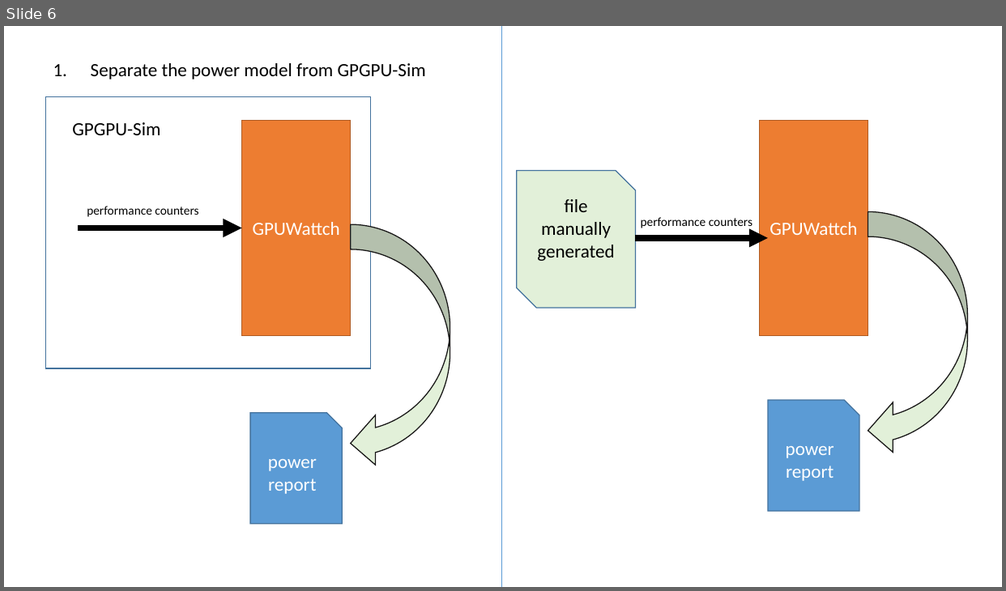
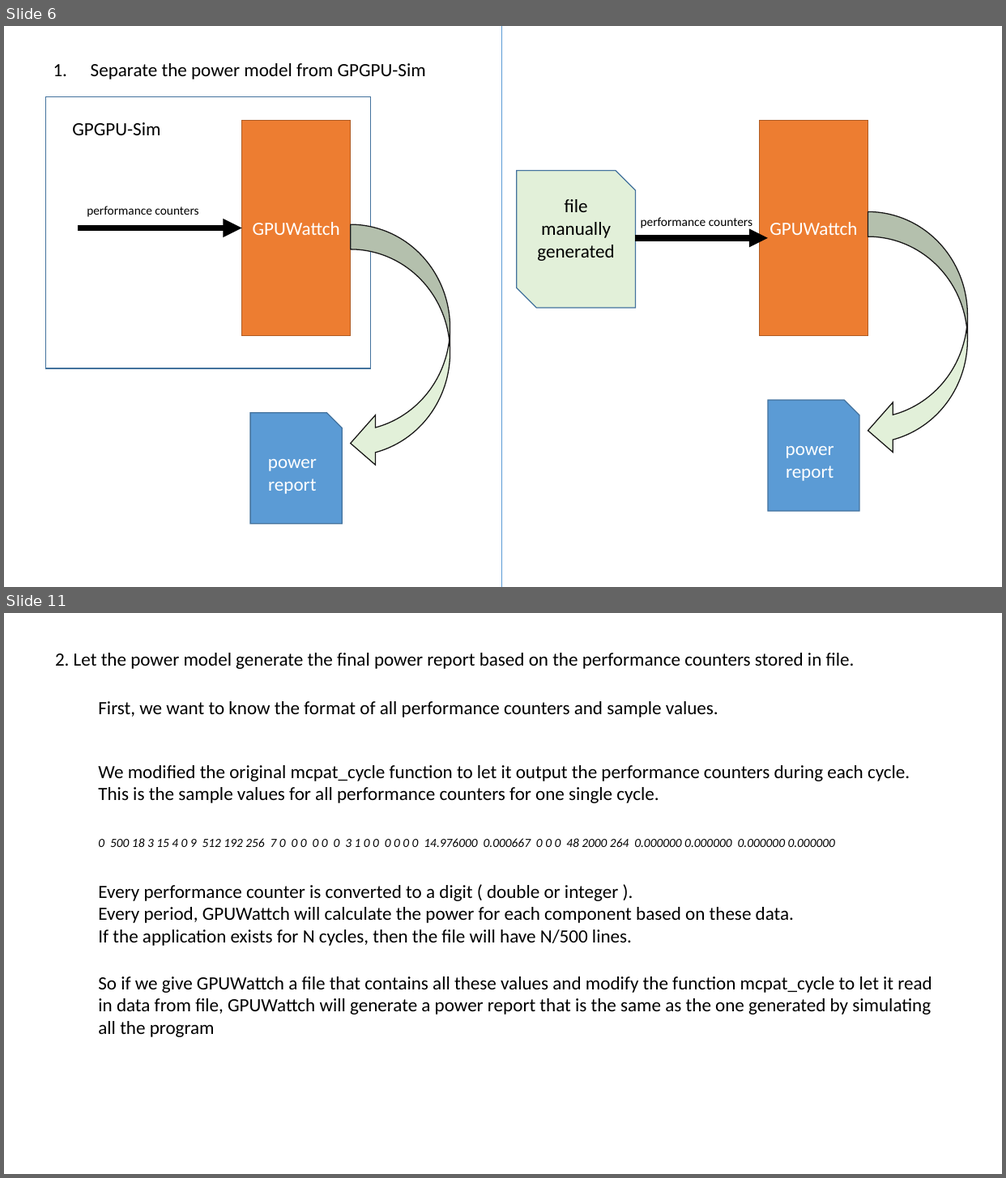
Before and after one commit to shenzongyi1997/GPU_learning, a slide deck: presentation/Shen Zongyi.pptx. Shown one above the other, each under a label of ours: slide 6 before the commit, slides 6 and 11 after it; the slides between them are not shown. The pictures are 1006x591 and 1006x1178 pixels, drawn with LibreOffice and Linux fonts; fonts in the diff are those of the drawing. Boxes give left, top, right and bottom in pixels: in the first picture for what was removed or moved away, otherwise in the second. Text is boxed around its words. In the diff, an @@ line names an element or a change of style, - is before the commit and + after.

```diff
--- a/presentation/Shen Zongyi.pptx
+++ b/presentation/Shen Zongyi.pptx
@@ slide 11 added at (4, 613, 1002, 1174), background #FFFFFF @@
@@ text added at (55, 653, 854, 669), 18 pt, text #000000 @@
+2. Let the power model generate the final power report based on the performance counters stored in file.
@@ text added at (98, 701, 718, 717), 18 pt, text #000000 @@
+First, we want to know the format of all performance counters and sample values.
@@ text added at (98, 765, 910, 803), 18 pt, text #000000 @@
+We modified the original mcpat_cycle function to let it output the performance counters during each cycle.
+This is the sample values for all performance counters for one single cycle.
@@ text added at (98, 838, 835, 847), 12 pt, text #000000, italic @@
+0 500 18 3 15 4 0 9 512 192 256 7 0 0 0 0 0 0 3 1 0 0 0 0 0 0 14.976000 0.000667 0 0 0 48 2000 264 0.000000 0.000000 0.000000 0.000000
@@ text added at (98, 885, 794, 946), 18 pt, text #000000 @@
+Every performance counter is converted to a digit ( double or integer ).
+Every period, GPUWattch will calculate the power for each component based on these data.
+If the application exists for N cycles, then the file will have N/500 lines.
@@ text added at (98, 977, 931, 1037), 18 pt, text #000000 @@
+So if we give GPUWattch a file that contains all these values and modify the function mcpat_cycle to let it read in data from file, GPUWattch will generate a power report that is the same as the one generated by simulating all the program
```
Also in this commit, not shown: 2 slides changed, 7 other slides added.
